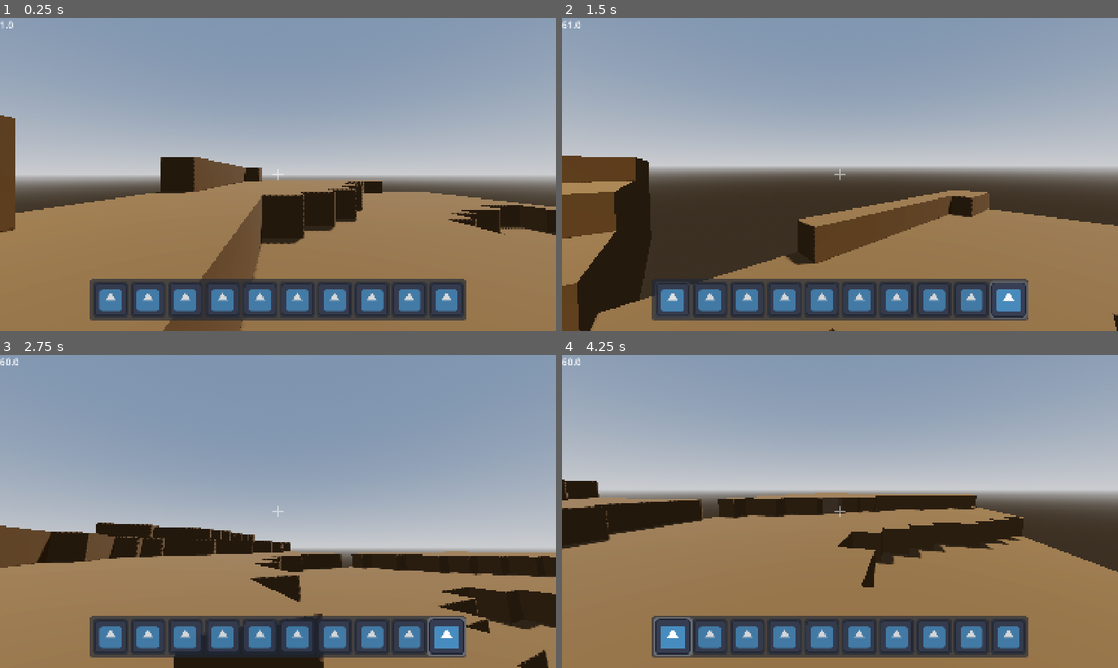
Above: before the commit, frames 1-4 (two rows, left to right).
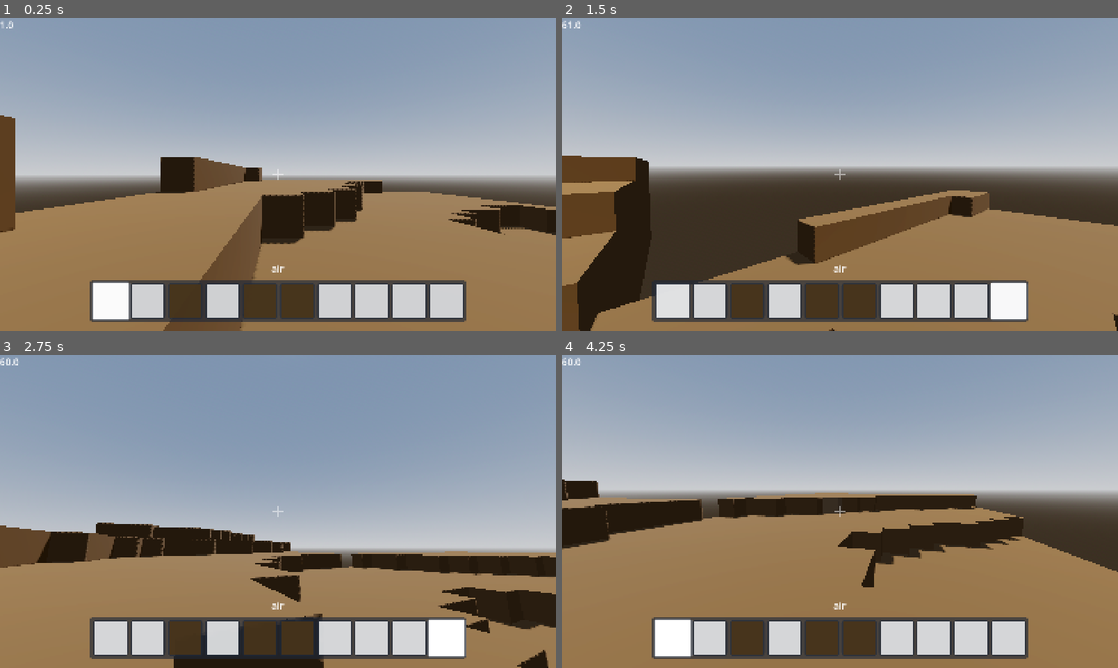
Above: after the commit, the same moments.

Repository: PixelSaver/PlacePixels
Game: Godot game, scene res://scriptsnscenes/main.tscn
Two runs of this game, one before a commit and one after it. Both use one fixed random seed, a clock stepped at 60 frames per second and the inputs below. The engine's default icon, where the game draws it, is replaced by a stand-in: a white triangle on a blue panel in a dark square.
Inputs (mouse positions are in pixels of both pictures, inside the frame that each line leads up to):
- Up to frame 1 (0.25 s): no input
- Up to frame 2 (1.5 s): tap Enter at 0.5 s; move the mouse to (867, 174) at 0.52 s; hold W (up) from 0.53 s (still down); tap Mouse wheel down (scroll_down) at 0.6 s; tap Space (jump) at 0.77 s; tap Mouse wheel up (scroll_up) at 0.8, 1.35 s; move the mouse to (812, 174) at 1.27 s
- Up to frame 3 (2.75 s): keep holding W (up); tap Space (jump) at 1.52 s; tap Mouse wheel down (scroll_down) at 1.55 s; move the mouse to (289, 505) at 2.02 s; click (289, 505) at 2.1 s; tap Mouse wheel up (scroll_up) at 2.3 s
- Up to frame 4 (4.25 s): keep holding W (up); move the mouse to (834, 517) at 2.77 s; right-click (834, 517) at 2.85 s; tap Space (jump) at 3.02, 3.77 s; tap Mouse wheel down (scroll_down) at 3.05, 3.6 s; move the mouse to (878, 514) at 3.52 s; tap Mouse wheel up (scroll_up) at 3.8 s

The runs differ from the first frame. In frame 1, 7.1% of the frame differs, in the area x 16-84%, y 78-98%; in frame 2, 7.1%; in frame 3, 7.2%; in frame 4, 7.3%.

Commit message:
Hotbar textures and also a text label to show the name of the block you're holding

Diff:
--- a/assets/theme.tres
+++ b/assets/theme.tres
@@ -15,3 +15,4 @@
 MarginContainer/constants/margin_right = 10
 MarginContainer/constants/margin_top = 10
 Panel/styles/panel = SubResource("StyleBoxFlat_y61vb")
+VBoxContainer/constants/separation = 15
--- a/resources/blocks/air.tres
+++ b/resources/blocks/air.tres
@@ -9,4 +9,5 @@
 is_solid = false
 break_time = 0.0
 block_colors = Array[Color]([Color(0, 0, 0, 0)])
+inventory_texture = Color(1, 1, 1, 0)
 metadata/_custom_type_script = "uid://dorvlrl34dn30"
--- a/resources/blocks/dirt.tres
+++ b/resources/blocks/dirt.tres
@@ -7,4 +7,5 @@
 id = 1
 block_name = "dirt"
 block_colors = Array[Color]([Color(0.3, 0.20639999, 0.08399999, 1)])
+inventory_texture = Color(0.3019608, 0.20784314, 0.08235294, 1)
 metadata/_custom_type_script = "uid://dorvlrl34dn30"
--- a/scriptsnscenes/blocks/block.gd
+++ b/scriptsnscenes/blocks/block.gd
@@ -9,6 +9,15 @@
 @export_category("Textures")
 ## Up, Down, Sides
 @export var block_colors : Array[Color]
+#TODO Change this to be texture instead of color
+@export var inventory_texture : Color
 #TODO
 @export_category("Sounds")
 #TODO
+
+func get_inv_texture():
+	#if inventory_texture is Texture:
+		#return inventory_texture
+	#else:
+		var img: Image = load("res://assets/images/white_pix.png")
+		return ImageTexture.create_from_image(img)
--- a/scriptsnscenes/blocks/block_registry.gd
+++ b/scriptsnscenes/blocks/block_registry.gd
@@ -22,6 +22,7 @@
 		dir.list_dir_end()
 
 	blocks_loaded.emit()
+	print("Blocks loaded: %s" % blocks_loaded)
 
 func register_block(block: Block):
 	if block.id in blocks_by_id:
--- a/scriptsnscenes/global.gd
+++ b/scriptsnscenes/global.gd
@@ -8,3 +8,5 @@
 		if val == player_chunk: return
 		print("Player entered new chunk, %s" % val)
 		player_chunk = val
+
+var ui : UI
--- a/scriptsnscenes/ui/hotbar/hotbar_inv.gd
+++ b/scriptsnscenes/ui/hotbar/hotbar_inv.gd
@@ -3,6 +3,7 @@
 
 @export var texture_rect : TextureRect
 @export var highlight_mod : Control
+var stored_block : Block
 var duration := 0.5
 var t : Tween
 
@@ -12,7 +13,10 @@
 
 func display_block(block_id:int):
 	if block_id >= BlockIDs.RANGE: return
-	BlockRegistry.get_block_by_id(block_id)
+	stored_block = BlockRegistry.get_block_by_id(block_id)
+	#texture_rect.texture = stored_block.get_inv_texture()
+	texture_rect.texture = load("res://assets/images/white_pix.png")
+	texture_rect.modulate = stored_block.inventory_texture
 
 func hover_anim():
 	if t: t.kill()
--- a/scriptsnscenes/ui/hotbar/hotbar_inv.tscn
+++ b/scriptsnscenes/ui/hotbar/hotbar_inv.tscn
@@ -1,7 +1,7 @@
 [gd_scene load_steps=4 format=3 uid="uid://dh1r24enx1ol2"]
 
 [ext_resource type="Script" uid="uid://3frw1xfttdiu" path="res://scriptsnscenes/ui/hotbar/hotbar_inv.gd" id="1_jbx1k"]
-[ext_resource type="Texture2D" uid="uid://nrec2o2hvban" path="res://icon.svg" id="1_k6rx2"]
+[ext_resource type="Texture2D" uid="uid://yllivjthjr7w" path="res://assets/images/white_pix.png" id="2_jbx1k"]
 
 [sub_resource type="StyleBoxFlat" id="StyleBoxFlat_jbx1k"]
 bg_color = Color(1, 1, 1, 0.28235295)
@@ -47,5 +47,5 @@
 
 [node name="TextureRect" type="TextureRect" parent="Control/MarginContainer"]
 layout_mode = 2
-texture = ExtResource("1_k6rx2")
+texture = ExtResource("2_jbx1k")
 expand_mode = 3
--- a/scriptsnscenes/ui/ui.gd
+++ b/scriptsnscenes/ui/ui.gd
@@ -1,18 +1,28 @@
 extends CanvasLayer
+class_name UI
 
 @export var fps_label : RichTextLabel
 @export_category("Hotbar")
 @export var hotbar_inv_cont : Container
+@export var block_label : RichTextLabel
 var hotbar_inv_slots : Array[HotbarInventorySlot] = []
 var hover_idx : int = 0
 
 func _ready() -> void:
+	Global.ui = self
+	await BlockRegistry.blocks_loaded
 	for child in hotbar_inv_cont.get_children():
 		if child is HotbarInventorySlot:
 			hotbar_inv_slots.append(child)
+			child.display_block(randi_range(0,1))
+	hotbar_inv_slots[hover_idx].hover_anim()
+
+	block_label.text = hotbar_inv_slots[hover_idx].stored_block.block_name
+	block_label.text.capitalize()
+
 
 func _input(event: InputEvent) -> void:
-	if event is InputEventMouseButton and event.pressed:
+	if (event.is_action("scroll_down") or event.is_action("scroll_up")) and event.pressed:
 		var prev_slot = hotbar_inv_slots[hover_idx]
 
 		if event.button_index == MOUSE_BUTTON_WHEEL_DOWN:
@@ -24,6 +34,8 @@
 
 		var slot = hotbar_inv_slots[hover_idx]
 		slot.hover_anim()
+		block_label.text = slot.stored_block.block_name
+		block_label.text.capitalize()
 		prev_slot.unhover_anim()
 
 func _process(_delta: float) -> void:
--- a/scriptsnscenes/ui/ui.tscn
+++ b/scriptsnscenes/ui/ui.tscn
@@ -5,10 +5,11 @@
 [ext_resource type="Texture2D" uid="uid://b42qygbwajarx" path="res://assets/images/homemade_crosshair.png" id="3_4tcmo"]
 [ext_resource type="PackedScene" uid="uid://dh1r24enx1ol2" path="res://scriptsnscenes/ui/hotbar/hotbar_inv.tscn" id="4_3p38e"]
 
-[node name="UI" type="CanvasLayer" node_paths=PackedStringArray("fps_label", "hotbar_inv_cont")]
+[node name="UI" type="CanvasLayer" node_paths=PackedStringArray("fps_label", "hotbar_inv_cont", "block_label")]
 script = ExtResource("1_nfa55")
 fps_label = NodePath("Control/RichTextLabel")
-hotbar_inv_cont = NodePath("Control/CenterContainer2/Panel/MarginContainer/HBoxContainer")
+hotbar_inv_cont = NodePath("Control/BottomCont/VBoxContainer/Hotbar/MarginContainer/HBoxContainer")
+block_label = NodePath("Control/BottomCont/VBoxContainer/BlockLabel")
 
 [node name="Control" type="Control" parent="."]
 layout_mode = 3
@@ -44,53 +45,64 @@
 offset_bottom = 74.0
 fit_content = true
 
-[node name="CenterContainer2" type="CenterContainer" parent="Control"]
+[node name="BottomCont" type="CenterContainer" parent="Control"]
 layout_mode = 1
 anchors_preset = -1
-anchor_top = 0.8
+anchor_top = 0.75
 anchor_right = 1.0
 anchor_bottom = 1.0
 grow_horizontal = 2
 grow_vertical = 2
 
-[node name="Panel" type="Panel" parent="Control/CenterContainer2"]
+[node name="VBoxContainer" type="VBoxContainer" parent="Control/BottomCont"]
+layout_mode = 2
+
+[node name="BlockLabel" type="RichTextLabel" parent="Control/BottomCont/VBoxContainer"]
+layout_mode = 2
+bbcode_enabled = true
+text = "Hey did whats up"
+fit_content = true
+horizontal_alignment = 1
+vertical_alignment = 1
+
+[node name="Hotbar" type="Panel" parent="Control/BottomCont/VBoxContainer"]
 custom_minimum_size = Vector2(1170, 130)
 layout_mode = 2
 
-[node name="MarginContainer" type="MarginContainer" parent="Control/CenterContainer2/Panel"]
+[node name="MarginContainer" type="MarginContainer" parent="Control/BottomCont/VBoxContainer/Hotbar"]
 layout_mode = 0
 offset_right = 40.0
 offset_bottom = 40.0
 
-[node name="HBoxContainer" type="HBoxContainer" parent="Control/CenterContainer2/Panel/MarginContainer"]
+[node name="HBoxContainer" type="HBoxContainer" parent="Control/BottomCont/VBoxContainer/Hotbar/MarginContainer"]
 layout_mode = 2
 
-[node name="Inv1" parent="Control/CenterContainer2/Panel/MarginContainer/HBoxContainer" instance=ExtResource("4_3p38e")]
+[node name="Inv1" parent="Control/BottomCont/VBoxContainer/Hotbar/MarginContainer/HBoxContainer" instance=ExtResource("4_3p38e")]
 layout_mode = 2
 
-[node name="Inv2" parent="Control/CenterContainer2/Panel/MarginContainer/HBoxContainer" instance=ExtResource("4_3p38e")]
+[node name="Inv2" parent="Control/BottomCont/VBoxContainer/Hotbar/MarginContainer/HBoxContainer" instance=ExtResource("4_3p38e")]
 layout_mode = 2
 
-[node name="Inv3" parent="Control/CenterContainer2/Panel/MarginContainer/HBoxContainer" instance=ExtResource("4_3p38e")]
+[node name="Inv3" parent="Control/BottomCont/VBoxContainer/Hotbar/MarginContainer/HBoxContainer" instance=ExtResource("4_3p38e")]
 layout_mode = 2
 
-[node name="Inv4" parent="Control/CenterContainer2/Panel/MarginContainer/HBoxContainer" instance=ExtResource("4_3p38e")]
+[node name="Inv4" parent="Control/BottomCont/VBoxContainer/Hotbar/MarginContainer/HBoxContainer" instance=ExtResource("4_3p38e")]
 layout_mode = 2
 
-[node name="Inv5" parent="Control/CenterContainer2/Panel/MarginContainer/HBoxContainer" instance=ExtResource("4_3p38e")]
+[node name="Inv5" parent="Control/BottomCont/VBoxContainer/Hotbar/MarginContainer/HBoxContainer" instance=ExtResource("4_3p38e")]
 layout_mode = 2
 
-[node name="Inv6" parent="Control/CenterContainer2/Panel/MarginContainer/HBoxContainer" instance=ExtResource("4_3p38e")]
+[node name="Inv6" parent="Control/BottomCont/VBoxContainer/Hotbar/MarginContainer/HBoxContainer" instance=ExtResource("4_3p38e")]
 layout_mode = 2
 
-[node name="Inv7" parent="Control/CenterContainer2/Panel/MarginContainer/HBoxContainer" instance=ExtResource("4_3p38e")]
+[node name="Inv7" parent="Control/BottomCont/VBoxContainer/Hotbar/MarginContainer/HBoxContainer" instance=ExtResource("4_3p38e")]
 layout_mode = 2
 
-[node name="Inv8" parent="Control/CenterContainer2/Panel/MarginContainer/HBoxContainer" instance=ExtResource("4_3p38e")]
+[node name="Inv8" parent="Control/BottomCont/VBoxContainer/Hotbar/MarginContainer/HBoxContainer" instance=ExtResource("4_3p38e")]
 layout_mode = 2
 
-[node name="Inv9" parent="Control/CenterContainer2/Panel/MarginContainer/HBoxContainer" instance=ExtResource("4_3p38e")]
+[node name="Inv9" parent="Control/BottomCont/VBoxContainer/Hotbar/MarginContainer/HBoxContainer" instance=ExtResource("4_3p38e")]
 layout_mode = 2
 
-[node name="Inv10" parent="Control/CenterContainer2/Panel/MarginContainer/HBoxContainer" instance=ExtResource("4_3p38e")]
+[node name="Inv10" parent="Control/BottomCont/VBoxContainer/Hotbar/MarginContainer/HBoxContainer" instance=ExtResource("4_3p38e")]
 layout_mode = 2
Binary file added: assets/images/white_pix.png
Not shown, added: assets/images/white_pix.png.import
